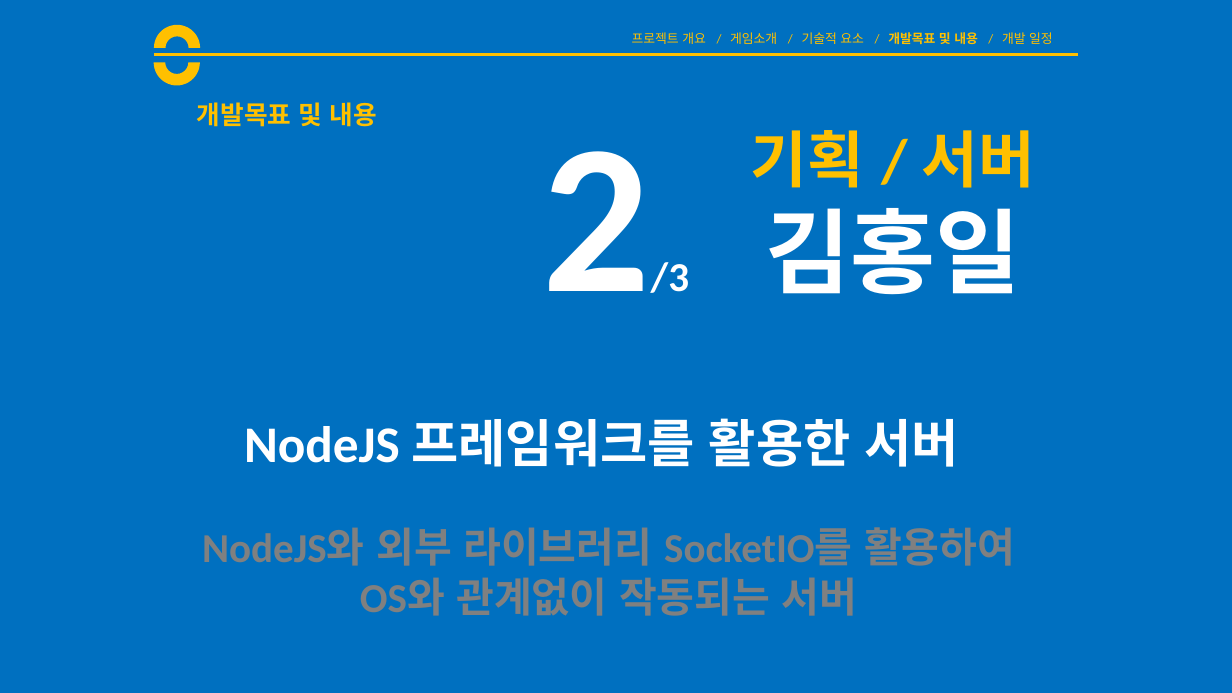
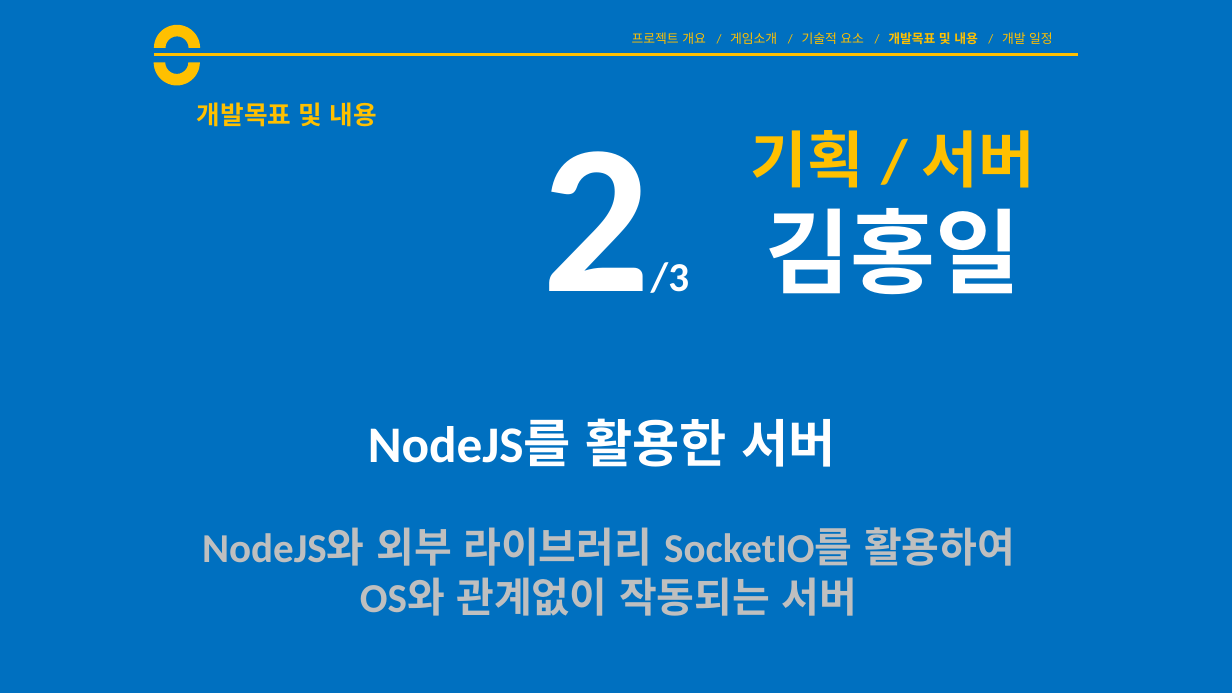
Before and after one commit to goddun/Report, a slide deck: slide 14 of 제안서.pptx (slide 13 before the commit). Drawn at 1232x693 pixels with LibreOffice and Linux fonts; fonts in the diff are those of the drawing. Boxes give left, top, right and bottom in pixels: in the first picture for what was removed or moved away, otherwise in the second. Text is boxed around its words. In the diff, an @@ line names an element or a change of style, - is before the commit and + after.

```diff
--- a/제안서.pptx
+++ b/제안서.pptx
@@ text at (368,418,835,467): text changed @@
-NodeJS 프레임워크를 활용한 서버
+NodeJS를 활용한 서버
@@ text at (202,527,1015,616): text colour #808080 to #BFBFBF in "NodeJS와 외부 라이브러리 SocketIO를 활용하여", "OS와 관계없이 작동되는 서버" @@
```
Also in this commit, not shown: 14 other slides changed, 1 slide added.
